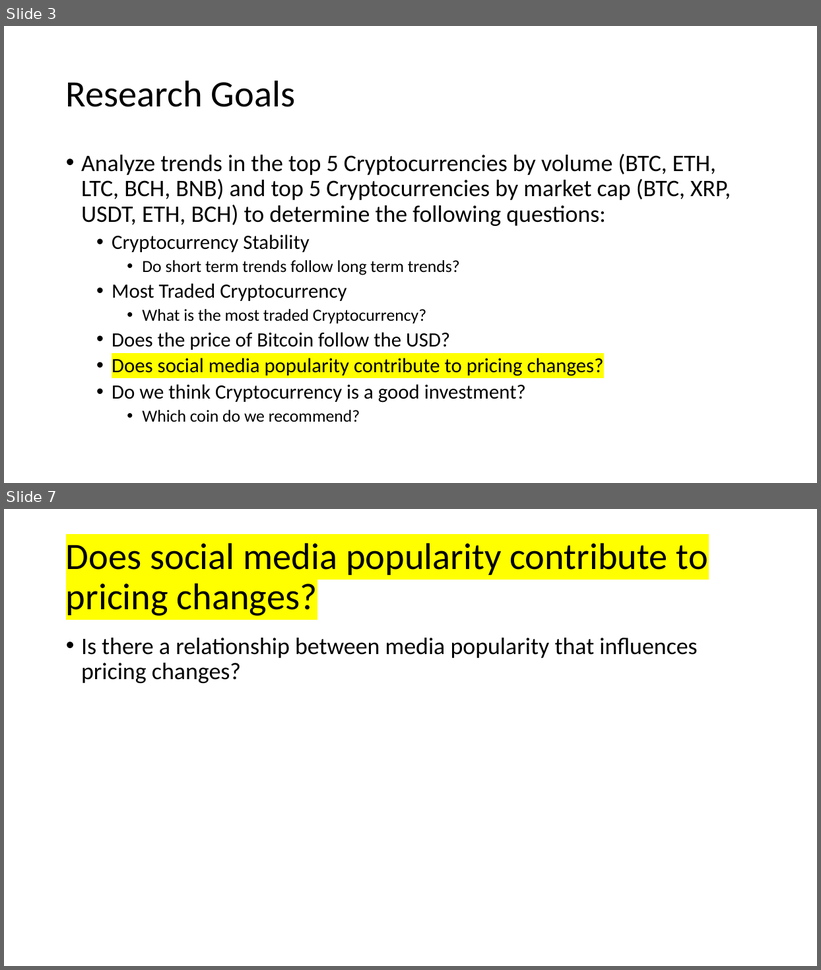
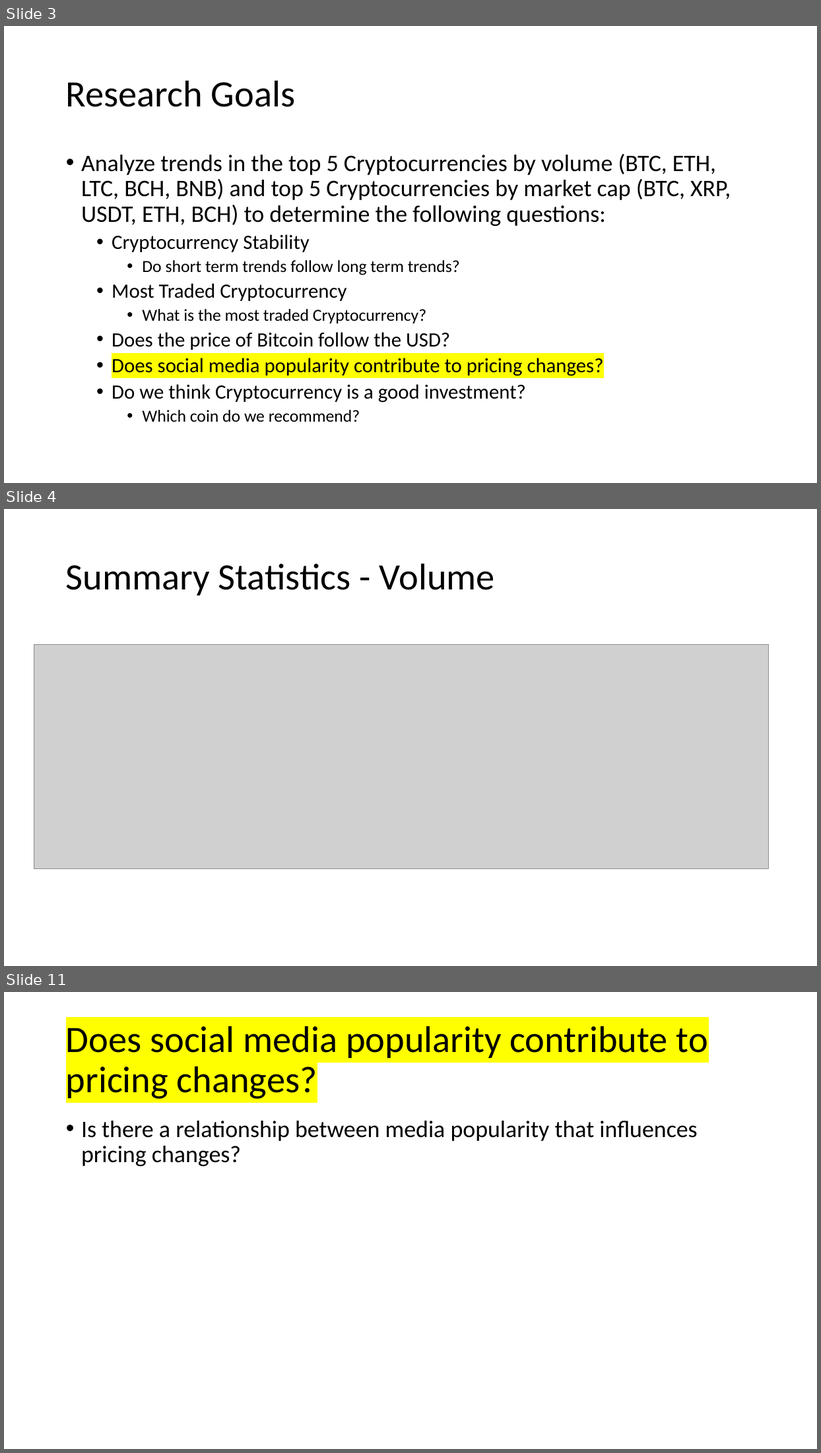
Before and after one commit to sarahheavner/Project1, a slide deck: Cryptocurrency_Presentation.pptx. Shown one above the other, each under a label of ours: slides 3 and 7 before the commit, slides 3, 4 and 11 after it; the slides between them are not shown. The pictures are 821x970 and 821x1453 pixels, drawn with LibreOffice and Linux fonts; fonts in the diff are those of the drawing; grey boxes stand for pictures. Boxes give left, top, right and bottom in pixels: in the first picture for what was removed or moved away, otherwise in the second. Text is boxed around its words. In the diff, an @@ line names an element or a change of style, - is before the commit and + after.

```diff
--- a/Cryptocurrency_Presentation.pptx
+++ b/Cryptocurrency_Presentation.pptx
@@ slide 4 added at box(4, 509, 817, 966), background #FFFFFF @@
@@ title added at box(66, 563, 495, 595), 44 pt, text #000000 @@
+Summary Statistics - Volume
@@ picture added at box(34, 645, 770, 869) @@
@@ what was slide 7 is now slide 11 @@
```
Also in this commit, not shown: 4 slides changed, 3 other slides added, 1 other file.
